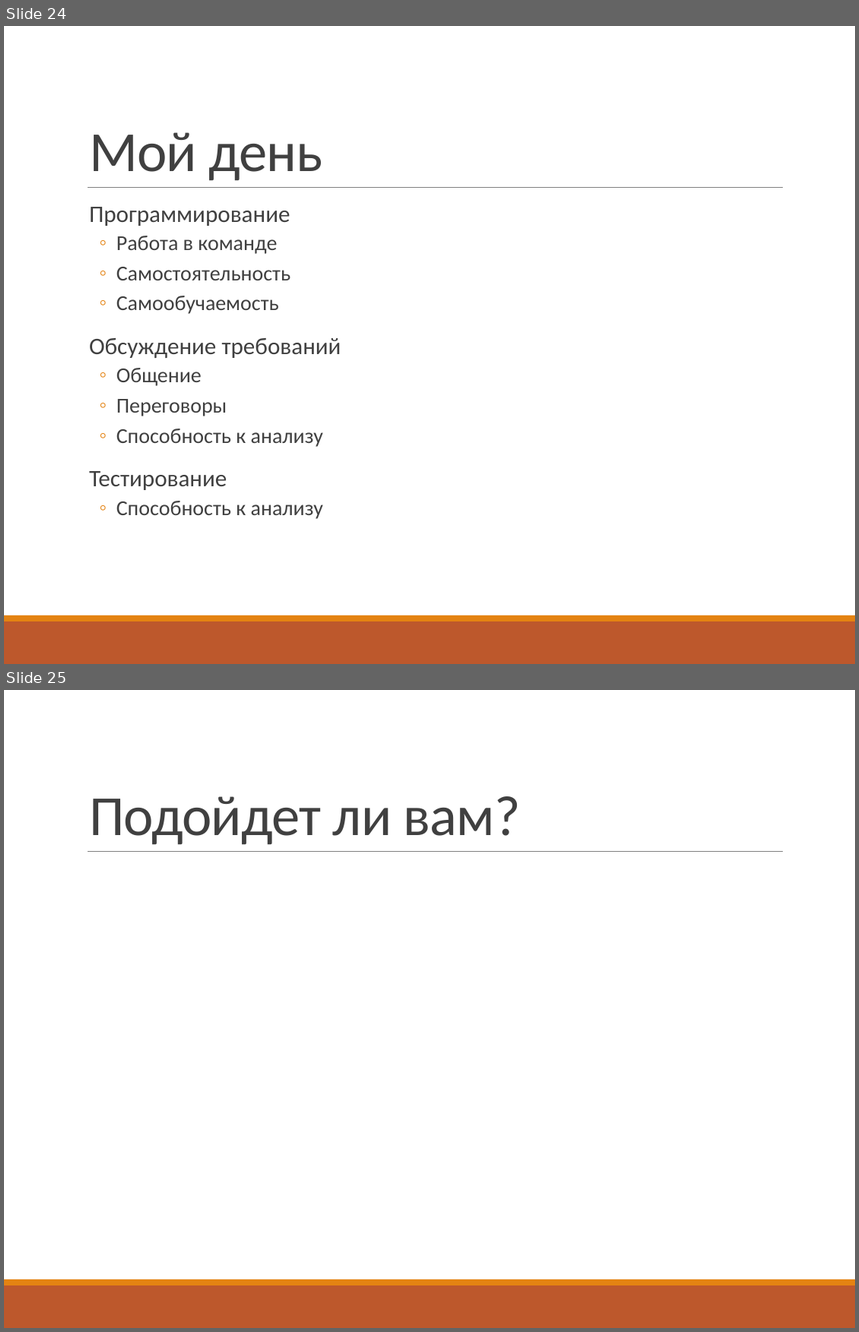
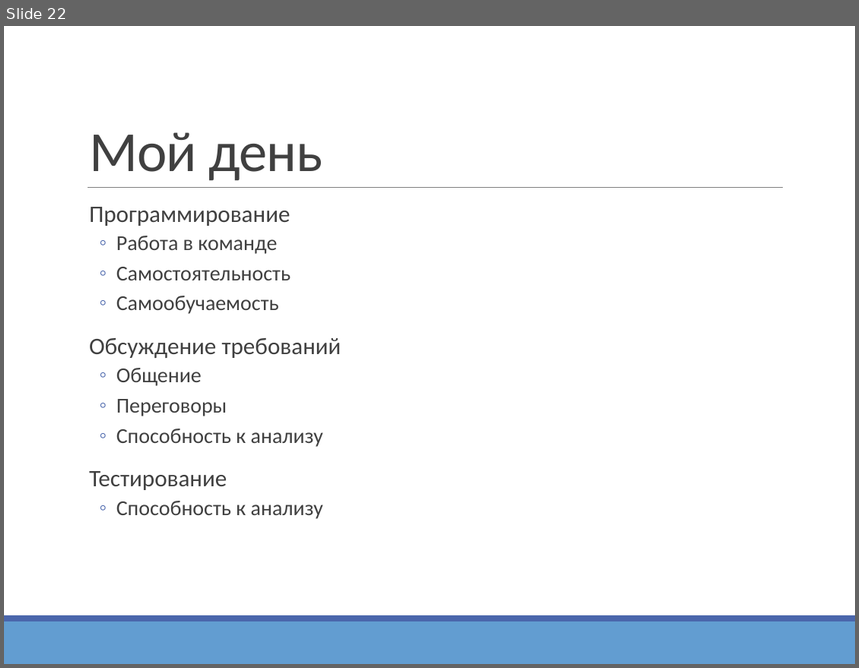
Before and after one commit to vitali-kviatkouski/personal, a slide deck: epamkids/EPAMKids.pptx. Shown one above the other, each under a label of ours: slides 24 and 25 before the commit, slide 22 after it. The pictures are 859x1332 and 859x668 pixels, drawn with LibreOffice and Linux fonts; fonts in the diff are those of the drawing. Boxes give left, top, right and bottom in pixels: in the first picture for what was removed or moved away, otherwise in the second. Text is boxed around its words. In the diff, an @@ line names an element or a change of style, - is before the commit and + after.

```diff
--- a/epamkids/EPAMKids.pptx
+++ b/epamkids/EPAMKids.pptx
@@ slide 25 removed at (4,690,855,1328), background #FFFFFF; not listed: 3 template elements that a slide beside it also shows @@
@@ title removed at (89,796,521,845) @@
-Подойдет ли вам?
@@ what was slide 24 is now slide 22 @@
@@ slide 22 changed as well @@
@@ text "Программирование" at (89,207,341,519): bullet colour #E48312 to #4A66AC @@
@@ rectangle at (4,616,855,622): fill #E48312 to #4A66AC @@
@@ rectangle at (4,622,855,664): fill #BD582C to #629DD1 @@
```
Also in this commit, not shown: 20 other slides changed, 3 slides added, 5 other slides removed.
